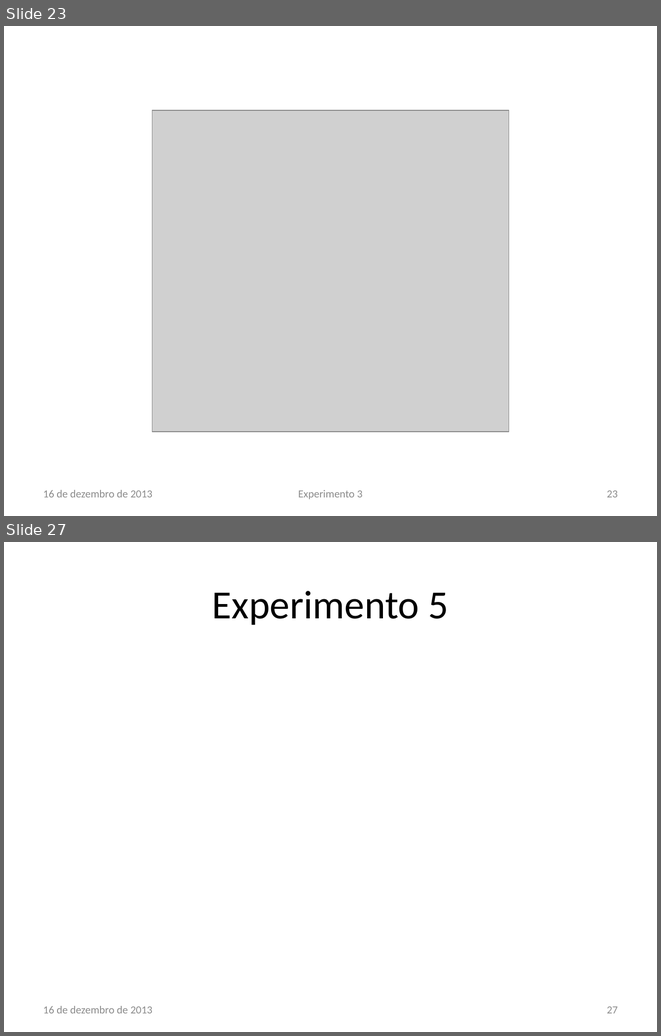
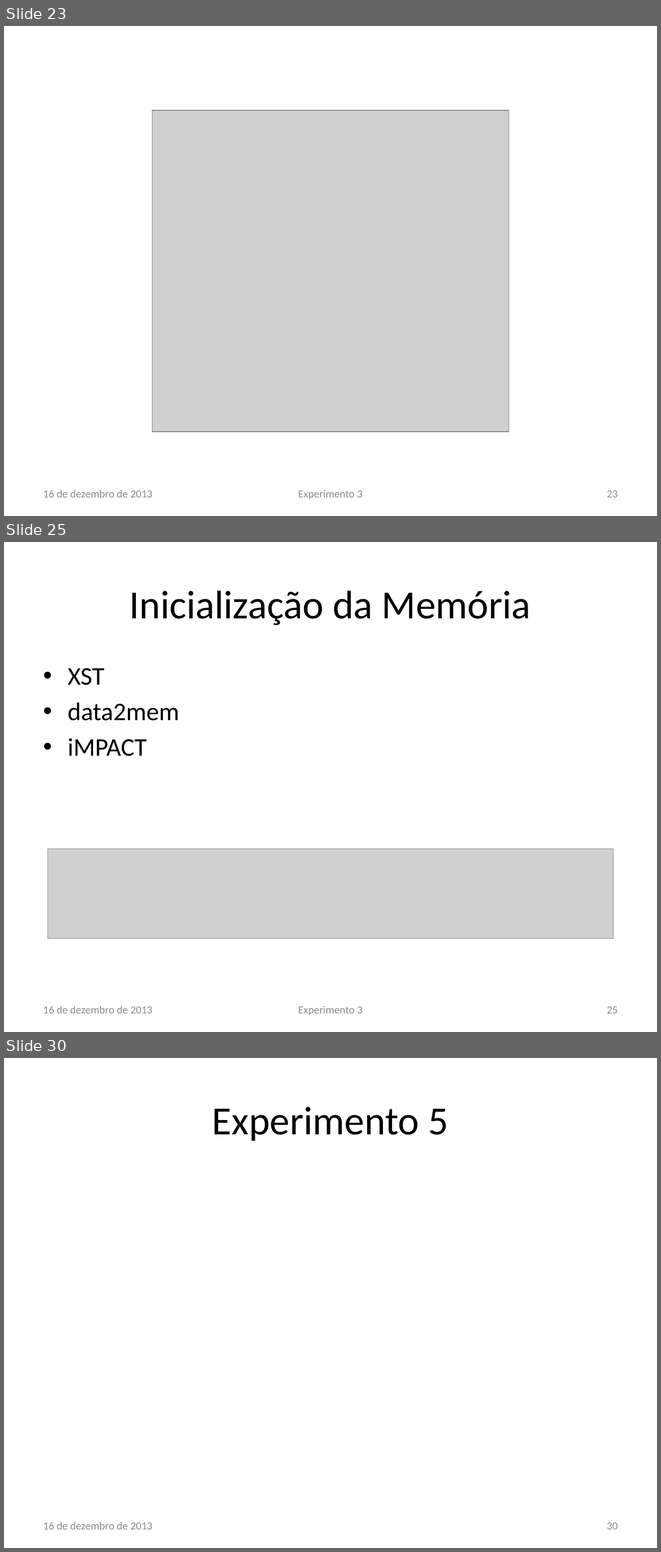
Before and after one commit to lsoliveira459/tg2, a slide deck: Apresentação/Estudo e Implementação de Reconfiguração Dinâmica.pptx. Shown one above the other, each under a label of ours: slides 23 and 27 before the commit, slides 23, 25 and 30 after it; the slides between them are not shown. The pictures are 661x1036 and 661x1552 pixels, drawn with LibreOffice and Linux fonts; fonts in the diff are those of the drawing; grey boxes stand for pictures; background and template pictures are left out. Boxes give left, top, right and bottom in pixels: in the first picture for what was removed or moved away, otherwise in the second. Text is boxed around its words. In the diff, an @@ line names an element or a change of style, - is before the commit and + after.

```diff
--- a/Apresentação/Estudo e Implementação de Reconfiguração Dinâmica.pptx
+++ b/Apresentação/Estudo e Implementação de Reconfiguração Dinâmica.pptx
@@ slide 25 added at (4,542,657,1032), background #FFFFFF @@
@@ title added at (130,590,531,625), 44 pt, text #000000 @@
+Inicialização da Memória
@@ text added at (68,668,179,756), 28 pt, text #000000 @@
+• XST
+• data2mem
+• iMPACT
@@ picture added at (48,848,613,938) @@
@@ text added at (43,1006,153,1013), 12 pt, text #8C8C8C @@
+16 de dezembro de 2013
@@ text added at (298,1006,362,1015), 12 pt, text #8C8C8C @@
+Experimento 3
@@ page number added at (607,1006,618,1013), 12 pt, text #8C8C8C @@
+25
@@ what was slide 27 is now slide 30 @@
@@ page number at (607,1522,618,1529): text changed @@
-27
+30
```
Also in this commit, not shown: 4 slides changed, 2 other slides added, 4 other files.
